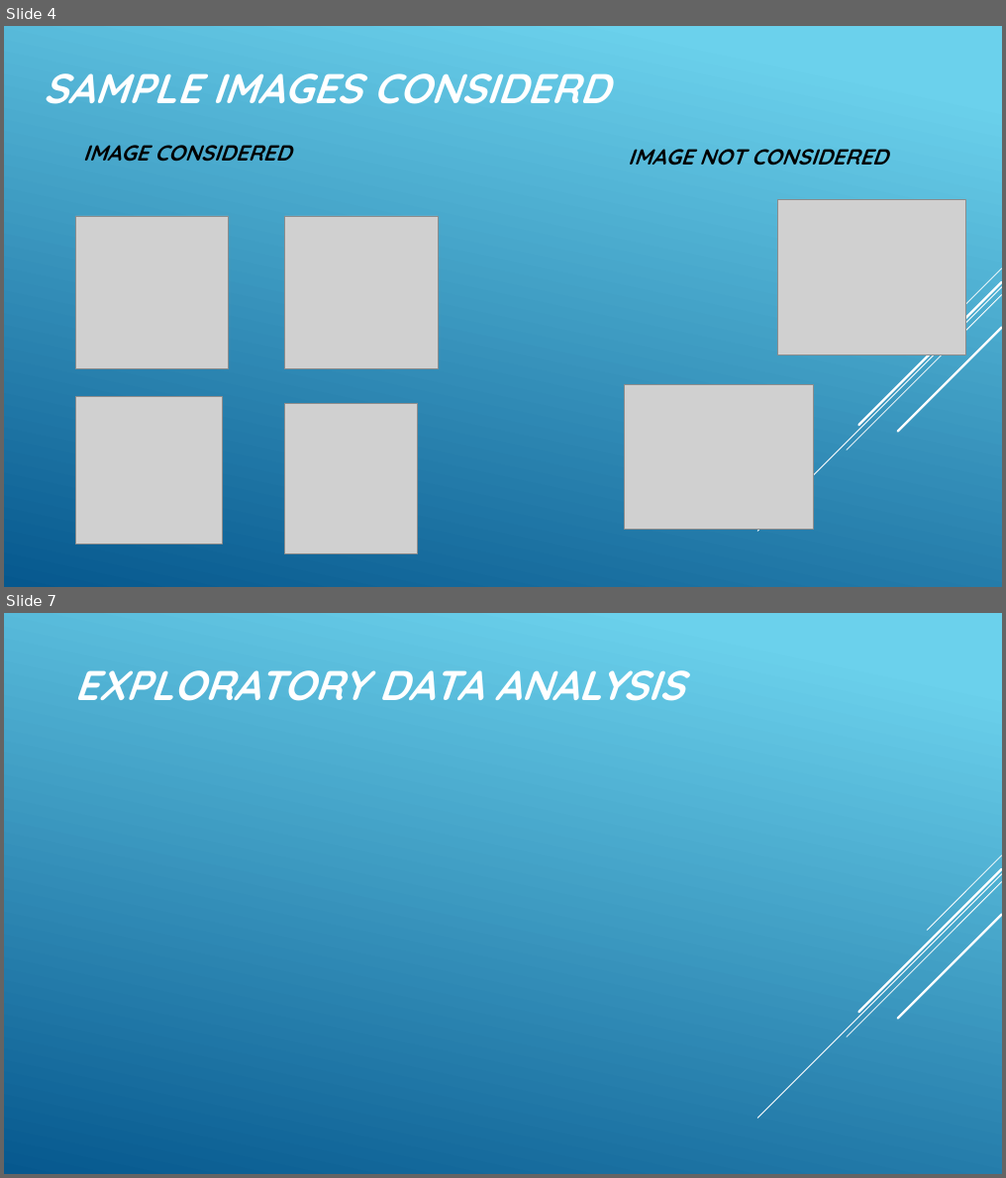
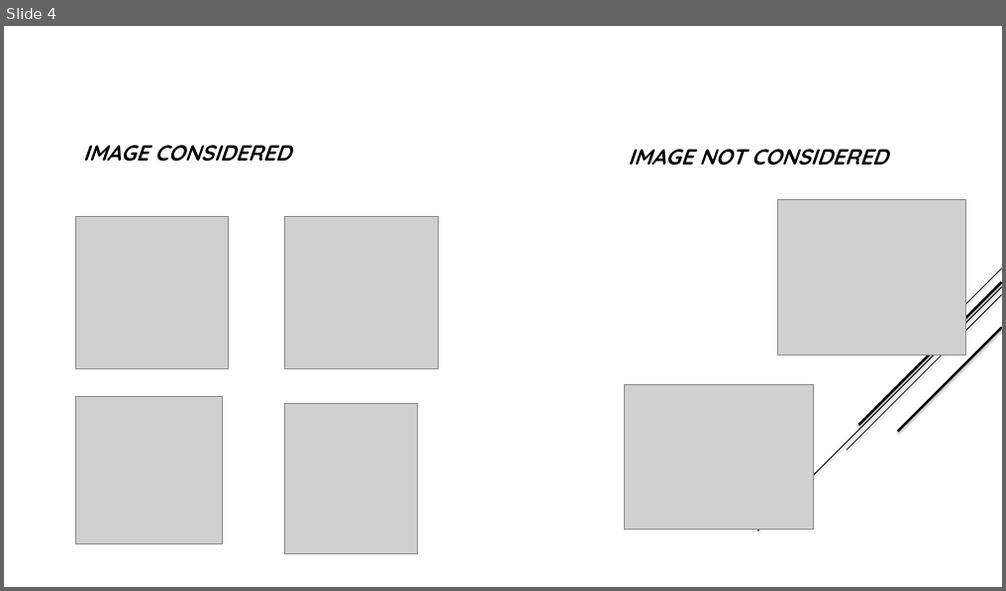
Before and after one commit to chittaranjan-rath/Parallel-Face-Recognition, a slide deck: Parellel_Face_Recognition.pptx. Shown one above the other, each under a label of ours: slides 4 and 7 before the commit, slide 4 after it; the slides between them are not shown. The pictures are 1006x1178 and 1006x591 pixels, drawn with LibreOffice and Linux fonts; fonts in the diff are those of the drawing; grey boxes stand for pictures. Boxes give left, top, right and bottom in pixels: in the first picture for what was removed or moved away, otherwise in the second. Text is boxed around its words. In the diff, an @@ line names an element or a change of style, - is before the commit and + after.

```diff
--- a/Parellel_Face_Recognition.pptx
+++ b/Parellel_Face_Recognition.pptx
@@ slide 7 removed at bbox=[4, 613, 1002, 1174], background gradient #6ED2EB to #06588E; not listed: 5 template elements that a slide beside it also shows @@
@@ title removed at bbox=[74, 670, 684, 701] @@
-EXPLORATORY DATA ANALYSIS
@@ slide 4 changed as well @@
@@ background gradient #6ED2EB to #06588E to #FFFFFF @@
@@ title removed at bbox=[43, 74, 609, 104] @@
-SAMPLE IMAGES CONSIDERD
@@ line (1002, 287) - (757, 531): stroke #FFFFFF 0.75 pt to #000000 0.74 pt @@
@@ line (1002, 282) - (859, 425): stroke #FFFFFF 2.25 pt to #000000 2.24 pt @@
@@ line (1002, 269) - (927, 344): stroke #FFFFFF 0.75 pt to #000000 0.74 pt @@
@@ line (1002, 294) - (846, 451): stroke #FFFFFF 0.75 pt to #000000 0.74 pt @@
@@ line (1002, 328) - (898, 432): stroke #FFFFFF 2.25 pt to #000000 2.24 pt @@
```
Also in this commit, not shown: 9 other slides changed, 14 slides added, 2 other slides removed.
